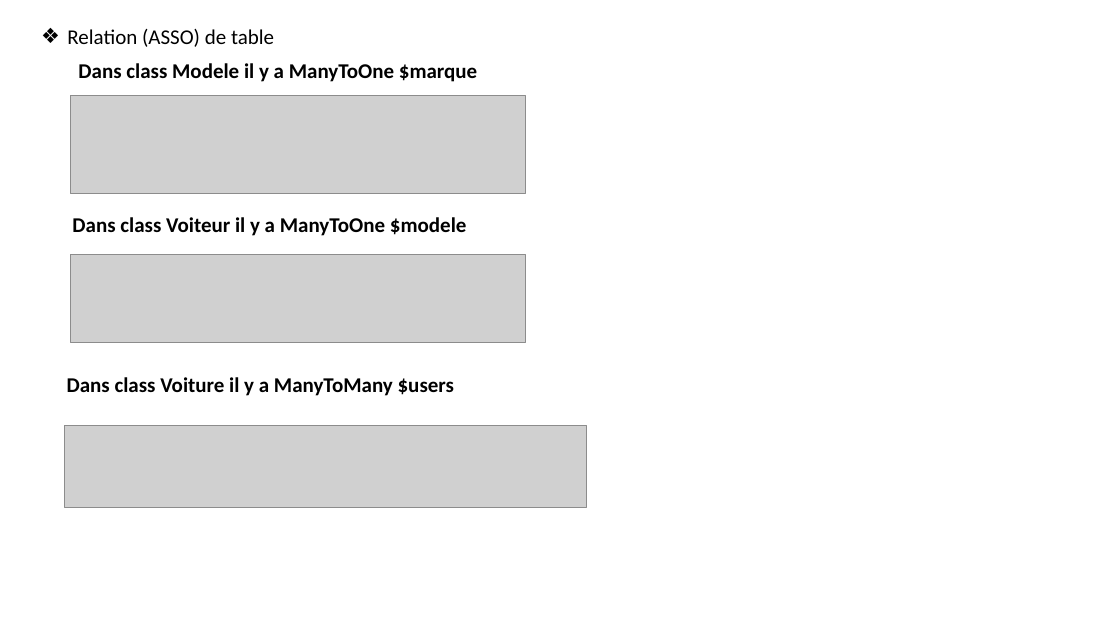
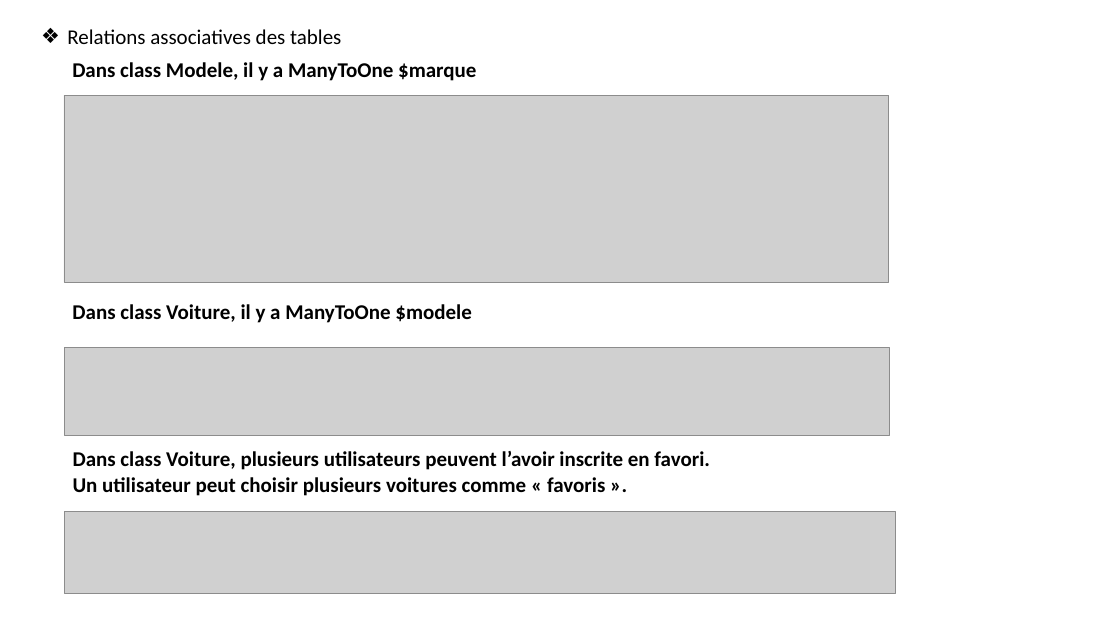
Before and after one commit to Tablieh/my_project_final, a slide deck: slide 11 of Mon PROJET APPLICATION WEB.pptx. Drawn at 1120x630 pixels with LibreOffice and Linux fonts; fonts in the diff are those of the drawing; grey boxes stand for pictures; background and template pictures are left out. Boxes give left, top, right and bottom in pixels: in the first picture for what was removed or moved away, otherwise in the second. Text is boxed around its words. In the diff, an @@ line names an element or a change of style, - is before the commit and + after.

```diff
--- a/Mon PROJET APPLICATION WEB.pptx
+++ b/Mon PROJET APPLICATION WEB.pptx
@@ text at [67,29,341,44]: text changed @@
-❖ Relation (ASSO) de table
+❖ Relations associatives des tables
@@ text at [72,62,476,81]: text changed @@
-Dans class Modele il y a ManyToOne $marque
+Dans class Modele, il y a ManyToOne $marque
@@ picture: place and size @@
-picture at [71,95,526,193]
+picture at [64,95,889,282]
@@ text at [72,304,472,323]: text changed @@
-Dans class Voiteur il y a ManyToOne $modele
+Dans class Voiture, il y a ManyToOne $modele
@@ picture: place and size @@
-picture at [71,255,526,342]
+picture at [65,348,890,435]
@@ text at [73,451,710,496]: text changed @@
-Dans class Voiture il y a ManyToMany $users
+Dans class Voiture, plusieurs utilisateurs peuvent l’avoir inscrite en favori. Un utilisateur peut choisir plusieurs voitures comme « favoris ».
@@ picture: place and size @@
-picture at [65,425,587,507]
+picture at [65,512,896,594]
```
Also in this commit, not shown: 16 other slides changed, 2 slides added, 3 slides removed, 20 other files.
